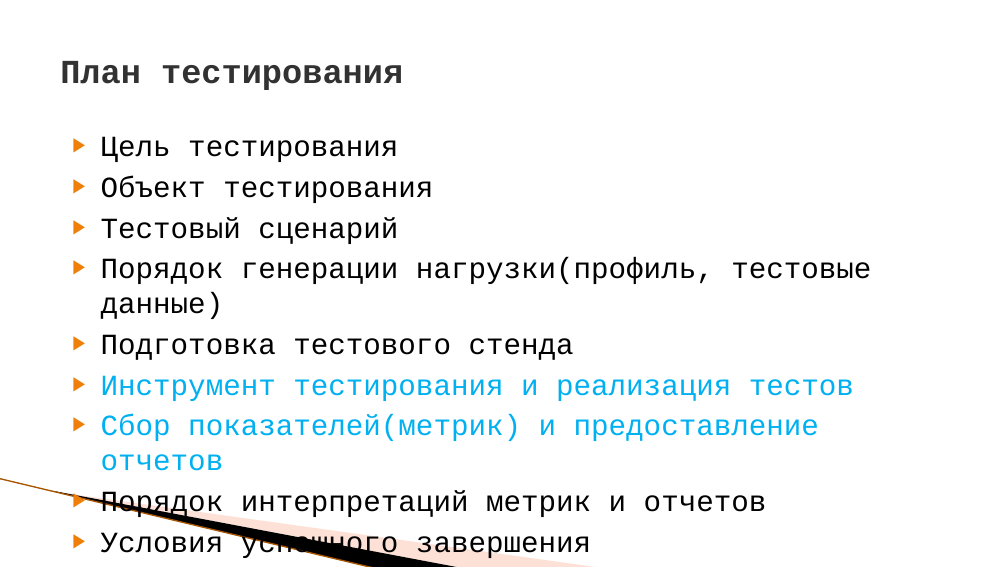
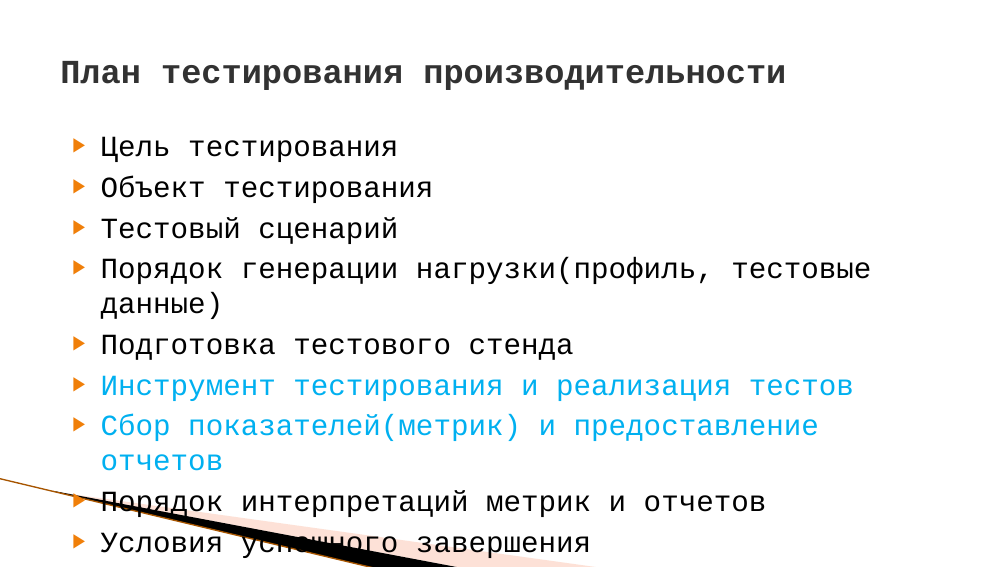
Before and after one commit to ProfitFx/HBLTWS, a slide deck: slide 3 of LoadTestStart.pptx (slide 8 before the commit). Drawn at 1008x567 pixels with LibreOffice and Linux fonts; fonts in the diff are those of the drawing; background and template pictures are left out. Boxes give left, top, right and bottom in pixels: in the first picture for what was removed or moved away, otherwise in the second. Text is boxed around its words. In the diff, an @@ line names an element or a change of style, - is before the commit and + after.

```diff
--- a/LoadTestStart.pptx
+++ b/LoadTestStart.pptx
@@ title at <box>60,61,786,90</box>: text changed @@
-План тестирования
+План тестирования производительности
```
Also in this commit, not shown: 8 other slides changed, 1 slide added, 13 other files.
